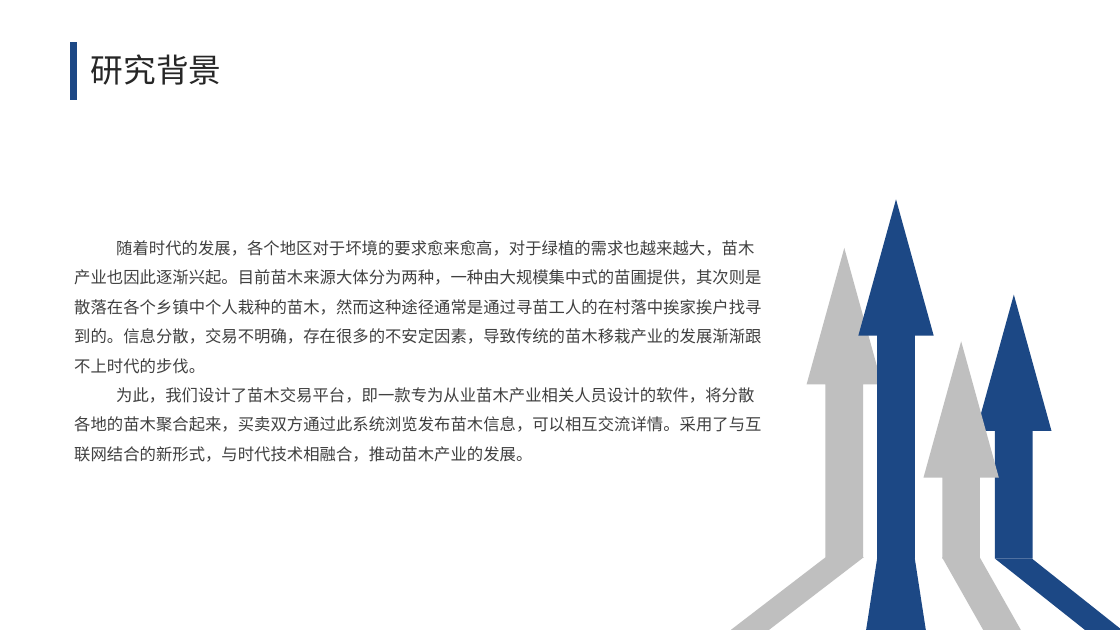
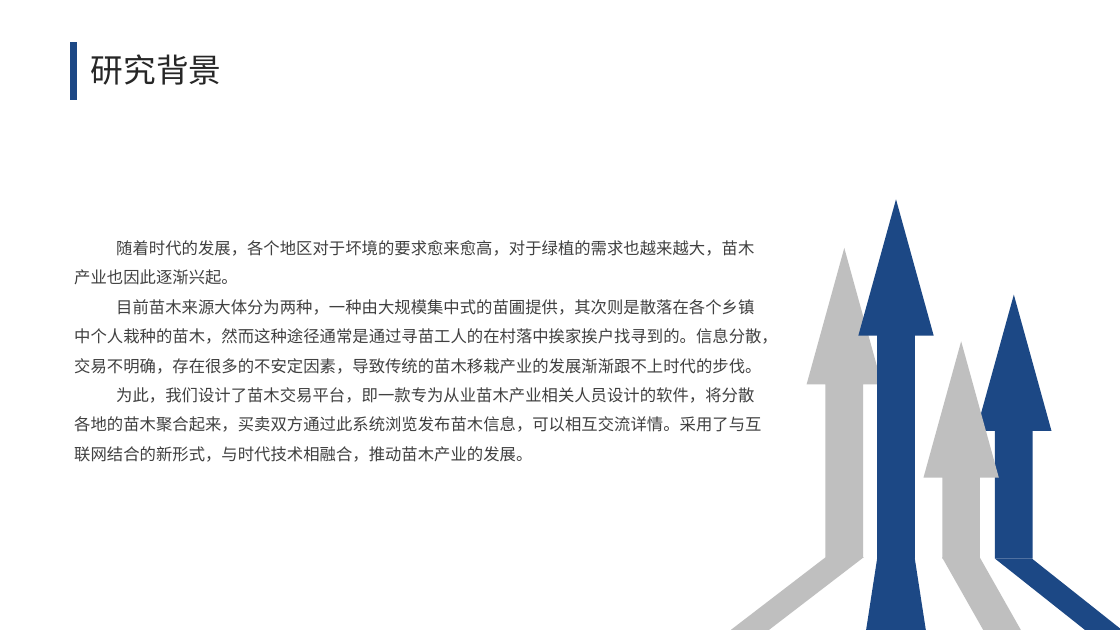
Before and after one commit to akira1ce/TreeHole, a slide deck: slide 4 of 文档/2019211899+李鑫+毕设答辩.pptx. Drawn at 1120x630 pixels with LibreOffice and Linux fonts; fonts in the diff are those of the drawing. Boxes give left, top, right and bottom in pixels: in the first picture for what was removed or moved away, otherwise in the second. Text is boxed around its words. In the diff, an @@ line names an element or a change of style, - is before the commit and + after.

```diff
--- a/文档/2019211899+李鑫+毕设答辩.pptx
+++ b/文档/2019211899+李鑫+毕设答辩.pptx
@@ text at (x1=74, y1=240, x2=778, y2=374): text changed @@
-随着时代的发展，各个地区对于坏境的要求愈来愈高，对于绿植的需求也越来越大，苗木产业也因此逐渐兴起。目前苗木来源大体分为两种，一种由大规模集中式的苗圃提供，其次则是散落在各个乡镇中个人栽种的苗木，然而这种途径通常是通过寻苗工人的在村落中挨家挨户找寻到的。信息分散，交易不明确，存在很多的不安定因素，导致传统的苗木移栽产业的发展渐渐跟不上时代的步伐。
+随着时代的发展，各个地区对于坏境的要求愈来愈高，对于绿植的需求也越来越大，苗木产业也因此逐渐兴起。
+目前苗木来源大体分为两种，一种由大规模集中式的苗圃提供，其次则是散落在各个乡镇中个人栽种的苗木，然而这种途径通常是通过寻苗工人的在村落中挨家挨户找寻到的。信息分散，交易不明确，存在很多的不安定因素，导致传统的苗木移栽产业的发展渐渐跟不上时代的步伐。
```
Also in this commit, not shown: 4 other slides changed.
